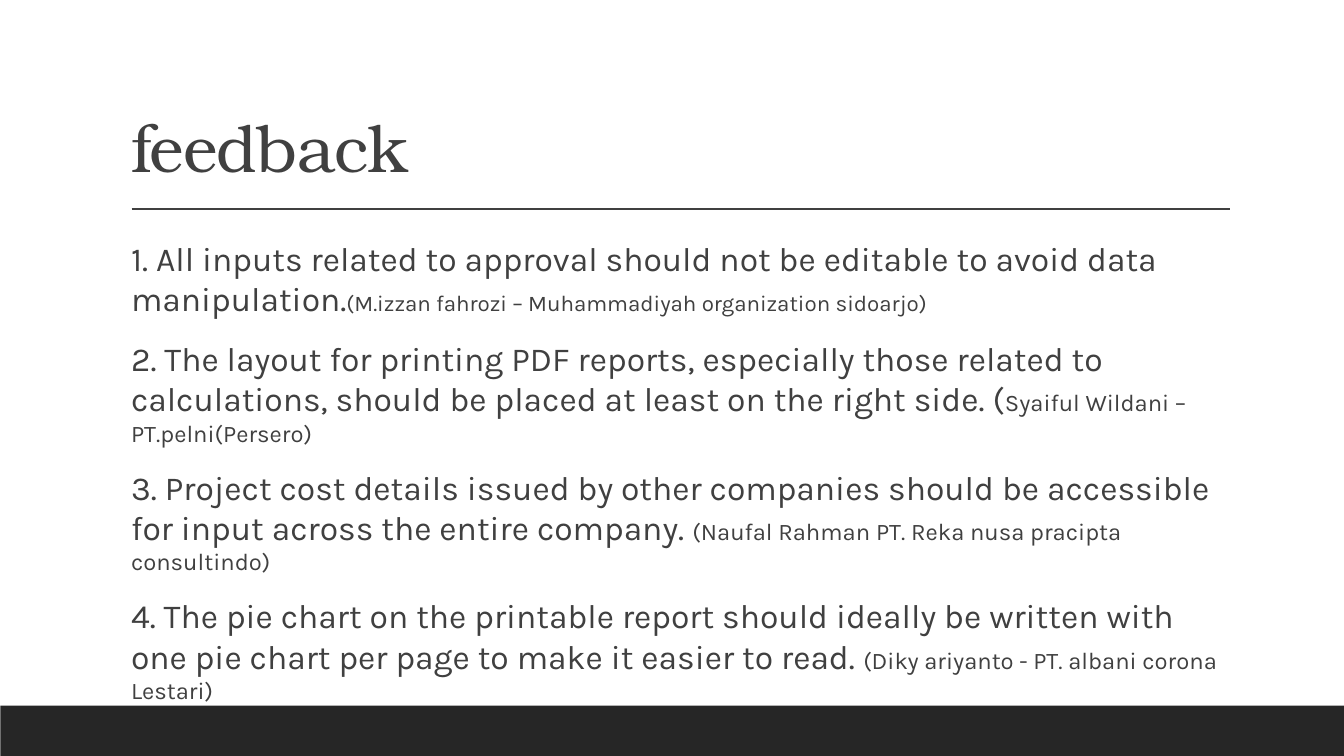
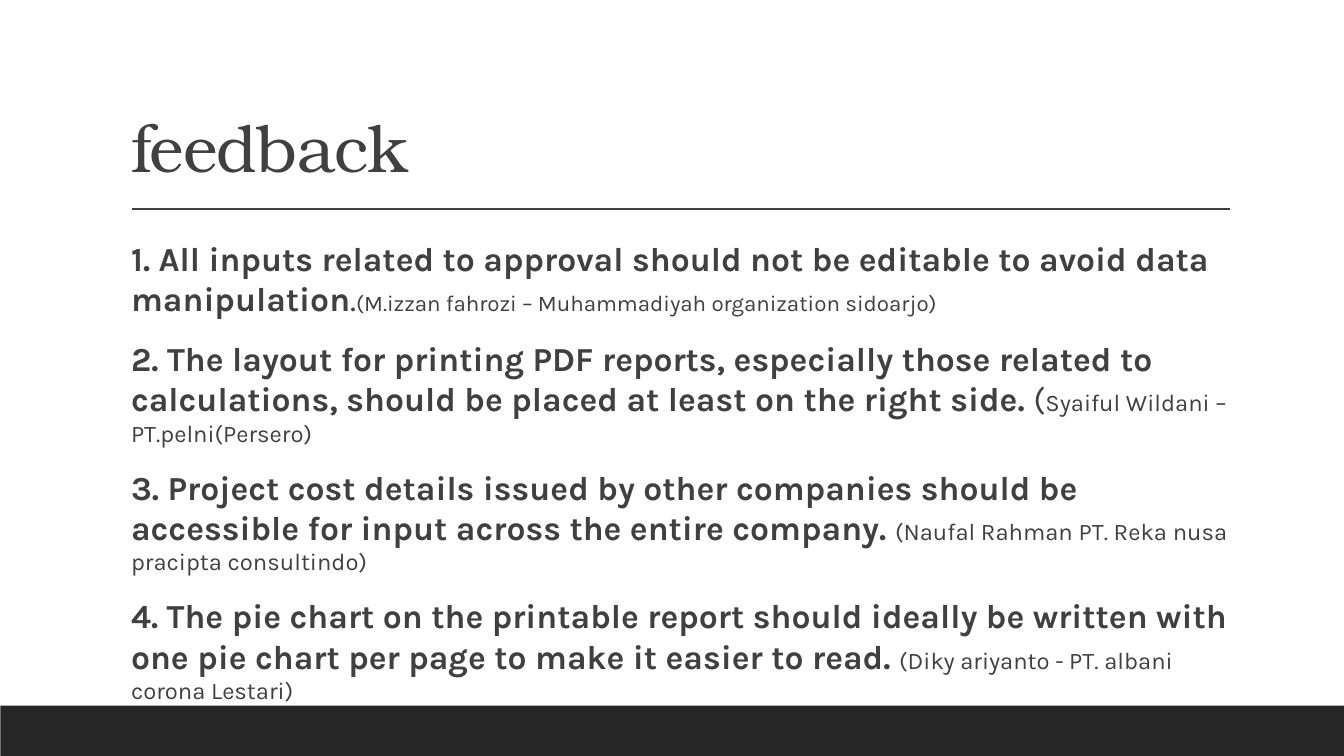
Before and after one commit to Brevalda1/financebrevaldabaru, a slide deck: slide 21 of perbaikanONLINE COMPANY EXPENSE RECORDING WEBSITE BASED ON MULTI-COMPANY.pptx. Drawn at 1344x756 pixels with LibreOffice and Linux fonts; fonts in the diff are those of the drawing. Boxes give left, top, right and bottom in pixels: in the first picture for what was removed or moved away, otherwise in the second. Text is boxed around its words. In the diff, an @@ line names an element or a change of style, - is before the commit and + after.

```diff
--- a/perbaikanONLINE COMPANY EXPENSE RECORDING WEBSITE BASED ON MULTI-COMPANY.pptx
+++ b/perbaikanONLINE COMPANY EXPENSE RECORDING WEBSITE BASED ON MULTI-COMPANY.pptx
@@ text "1. All inputs related to ..." at bbox=[131, 247, 1227, 702]: bold on in "1. All inputs related to approval should ...", "2. The layout for printing PDF reports, ...", "3. Project cost details issued by other ...", "4. The pie chart on the printable ..." @@
```
Also in this commit, not shown: 1 other slide changed, 38 other files.
